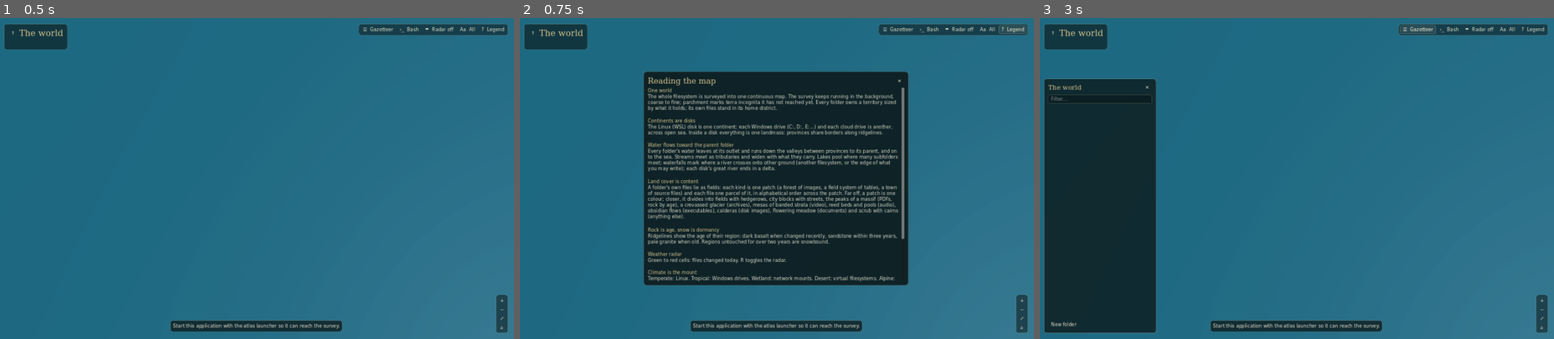
Above: before the commit, frames 1-3 (left to right).
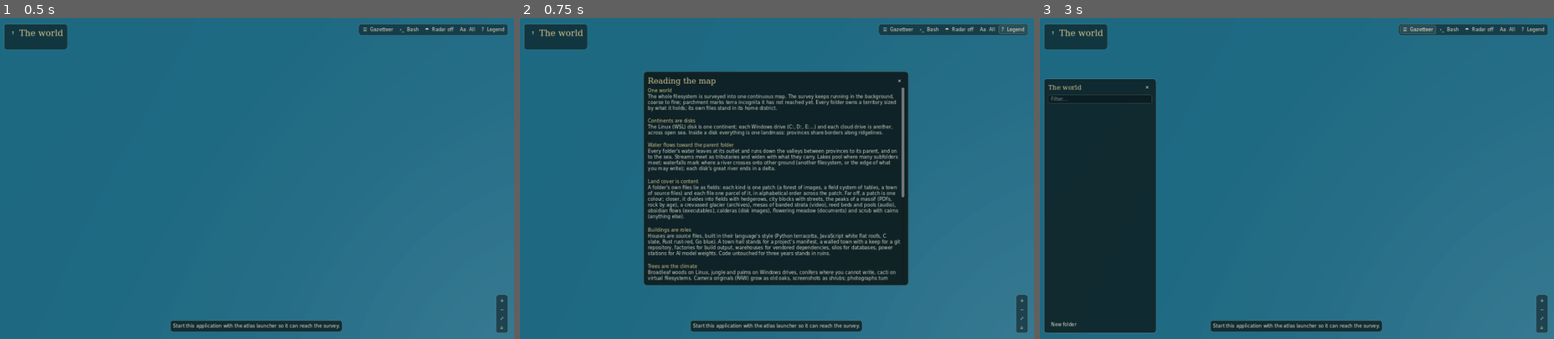
Above: after the commit, the same moments.

Repository: 3-mmc/cartografiler
Game: Godot game, scene res://main.tscn
The game is run twice, just before and just after one commit, with the same random seed, the same clock (stepped at 60 frames per second) and the same inputs.
Inputs:
- Up to frame 1 (0.5 s): no input
- Up to frame 2 (0.75 s): click "? Legend" at 0.5 s
- Up to frame 3 (3 s): click "✕" at 1.25 s; click "↑" at 2 s; click "☰ Gazetteer" at 2.75 s

Frame 1 is identical in both runs. In frame 2, 2.7% of the frame differs, in the area x 24-75%, y 55-83%; in frame 3, nothing differs.

Commit message:
Buildings by role, trees by climate, and rare landforms
- Buildings follow what a file does: houses in their language's architecture, town halls
  for manifests, walled towns with a keep for git repositories, factories for build output,
  warehouses for vendored dependencies, silos for databases, power stations for AI model
  weights (new kind "weights"), ruins for code untouched for three years.
- Trees follow the disk's climate: broadleaf on Linux, palms on Windows drives, conifers
  where you cannot write, cacti and shrubs on virtual filesystems; RAW originals are oaks,
  screenshots shrubs; photographs turn autumnal after a year.
- Landforms: geysers (changed in the last 15 minutes, animated), volcanoes (most of a
  folder changed this week), salt flats (empty folders), fenced ground (unreadable
  folders), slot canyons (single-folder chains), natural arches (links), and a monument
  for the largest file on each disk.
- 15 new procedural low-poly models; legend, readings and cartography doc updated.

Co-Authored-By: Claude Opus 5.5 <noreply@anthropic.com>
Claude-Session: https://claude.ai/code/session_01Vn4u4kuLdjw2kDXGTs4uEB

Diff:
--- a/native/instances.gdshader
+++ b/native/instances.gdshader
@@ -13,13 +13,21 @@
 uniform float sink = 0.0;
 uniform vec3 fixed_colour : source_color = vec3(0.30, 0.24, 0.18);   // trunks, walls
 uniform float appear = 1.0;      // shrinks models in as the tile arrives
+uniform float animate = 0.0;     // steam: geysers and volcanic smoke billow
 
 varying float part;
 varying vec3 tint;
 
 void vertex() {
 	vec3 o = MODEL_MATRIX[3].xyz;
-	vec3 local = (MODEL_MATRIX * vec4(VERTEX, 0.0)).xyz * appear;
+	vec3 v = VERTEX;
+	if (animate > 0.0) {
+		float phase = o.x * 97.0 + o.z * 53.0;
+		v.y *= 0.85 + 0.2 * sin(TIME * 2.3 + phase);
+		v.xz *= 1.0 + 0.18 * sin(TIME * 1.7 + v.y * 6.0 + phase);
+		v.x += 0.06 * sin(TIME * 0.9 + phase) * v.y;
+	}
+	vec3 local = (MODEL_MATRIX * vec4(v, 0.0)).xyz * appear;
 	vec3 p = vec3(tile_origin.x + (o.x + local.x) * tile_render,
 	              o.y * tile_world * height_scale + height_offset - sink + local.y * tile_render,
 	              tile_origin.y + (o.z + local.z) * tile_render);
--- a/native/main.gd
+++ b/native/main.gd
@@ -7,8 +7,12 @@
 const TERRAIN_SHADER = preload("res://terrain.gdshader")
 const INSTANCE_SHADER = preload("res://instances.gdshader")
 const MODELS = preload("res://models.gd")
-# Fixed (untinted) colour per instance kind: trunks, trunks, walls, rock.
-const MODEL_FIXED = [Color(0.30, 0.24, 0.18), Color(0.28, 0.22, 0.16), Color(0.80, 0.76, 0.68), Color(0.5, 0.48, 0.45)]
+# Fixed (untinted) colour per model (MODEL_NAMES in branchfm/tiles.py): trunks, walls, stone.
+const MODEL_FIXED = [Color(0.30, 0.24, 0.18), Color(0.28, 0.22, 0.16), Color(0.80, 0.76, 0.68), Color(0.5, 0.48, 0.45),
+	Color(0.45, 0.36, 0.26), Color(0.36, 0.5, 0.3), Color(0.3, 0.26, 0.2), Color(0.28, 0.22, 0.16), Color(0.86, 0.82, 0.74),
+	Color(0.55, 0.5, 0.46), Color(0.62, 0.62, 0.6), Color(0.8, 0.79, 0.76), Color(0.6, 0.58, 0.56), Color(0.62, 0.58, 0.52),
+	Color(0.84, 0.78, 0.66), Color(0.6, 0.57, 0.52), Color(0.95, 0.96, 0.96), Color(0.7, 0.66, 0.58), Color(0.7, 0.46, 0.3)]
+const STEAM_MODEL = 16
 const FOV = 38.0                # horizontal field of view in perspective
 const SERIF = preload("res://fonts/Cartography.ttf")
 const ITALIC = preload("res://fonts/CartographyItalic.ttf")
@@ -675,7 +679,8 @@
 	var count = body.decode_u32(offset)
 	offset += 4
 	if count == 0 or body.size() < offset+count*24: return out
-	var per_kind = [[], [], [], []]
+	var per_kind = []
+	for i in MODEL_FIXED.size(): per_kind.append([])
 	for i in count:
 		var o = offset+i*24
 		var kind = body[o+16]
@@ -700,6 +705,7 @@
 		var m = ShaderMaterial.new()
 		m.shader = INSTANCE_SHADER
 		m.set_shader_parameter("fixed_colour", MODEL_FIXED[kind])
+		m.set_shader_parameter("animate", 1.0 if kind == STEAM_MODEL else 0.0)
 		mmi.material_override = m
 		# Placed in the shader, so the CPU must not cull by the (unit-sized) instance bounds.
 		mmi.custom_aabb = AABB(Vector3(-1e5, -1e5, -1e5), Vector3(2e5, 2e5, 2e5))
@@ -1254,9 +1260,17 @@
 	return text
 
 func reading_for_file(p: Dictionary) -> String:
-	var forms = {"pdf":"A peak of the massif; its rock shows age (dark basalt when new, pale granite when old).", "images":"A stand of the forest.",
-		"audio":"A reed bed with pools.", "video":"A mesa of banded strata: film is banded in frames, and a long one stands tall.", "tables":"A field.", "code":"A city block.", "databases":"A city block with slate roofs.",
-		"archives":"A tongue of the glacier.", "binaries":"An obsidian flow.", "disks":"A caldera.", "documents":"A meadow in flower.", "other":"Scrub with a cairn."}
+	var roles = {"hall":"The town hall: this project's manifest.", "power":"A power station: AI model weights.",
+		"factory":"A factory: build output.", "depot":"A warehouse: a dependency brought in from elsewhere.",
+		"silo":"A silo: a database.", "arch":"A natural arch: a link to somewhere else.",
+		"oak":"An old oak: a camera original (RAW).", "shrub":"A shrub: a screenshot or small image."}
+	var role = String(p.get("role", ""))
+	if roles.has(role): return roles[role]
+	var forms = {"pdf":"A peak of the massif; its rock shows age (dark basalt when new, pale granite when old).", "images":"A stand of the forest; its leaves turn with age.",
+		"audio":"A reed bed with pools.", "video":"A mesa of banded strata: film is banded in frames, and a long one stands tall.", "tables":"A field.",
+		"code":"A house in town; the architecture is the language, and code untouched for three years stands in ruins.", "databases":"A silo.",
+		"archives":"A tongue of the glacier.", "binaries":"An obsidian flow.", "disks":"A caldera.", "documents":"A meadow in flower.",
+		"weights":"A power station: AI model weights.", "other":"Scrub with a cairn."}
 	return forms.get(p.get("kind", "other"), "A cairn.")
 
 func deselect():
@@ -1361,6 +1375,15 @@
 
 [color=#d9c68f][b]Land cover is content[/b][/color]
 A folder's own files lie as fields: each kind is one patch (a forest of images, a field system of tables, a town of sou …(445 unchanged characters)…
+
+[color=#d9c68f][b]Buildings are roles[/b][/color]
+Houses are source files, built in their language's style (Python terracotta, JavaScript white flat roofs, C slate, Rust rust-red, Go blue). A town hall stands for a project's manifest, a walled town with a keep for a git repository, factories for build output, warehouses for vendored dependencies, silos for databases, power stations for AI model weights. Code untouched for three years stands in ruins.
+
+[color=#d9c68f][b]Trees are the climate[/b][/color]
+Broadleaf woods on Linux, jungle and palms on Windows drives, conifers where you cannot write, cacti on virtual filesystems. Camera originals (RAW) grow as old oaks, screenshots as shrubs; photographs turn autumnal after a year.
+
+[color=#d9c68f][b]Landforms[/b][/color]
+Geysers: files changed in the last 15 minutes. Volcano: most of a folder changed this week. Salt flat: an empty folder. Fenced ground: a folder that could not be read. Slot canyon: a chain of folders each holding one folder. Natural arch: a link. Monument: the largest file on each disk.
 
 [color=#d9c68f][b]Rock is age, snow is dormancy[/b][/color]
 Ridgelines show the age of their region: dark basalt when changed recently, sandstone within three years, pale granite when old. Regions untouched for over two years are snowbound.
--- a/native/models.gd
+++ b/native/models.gd
@@ -1,11 +1,12 @@
 extends RefCounted
 # Low-poly models for the map's 3D landmarks, built here so no third-party assets are needed.
-# Order matches the instance kinds in branchfm/tiles.py: broadleaf, conifer, house, boulder.
+# Order matches the instance kinds in branchfm/tiles.py (MODEL_NAMES there).
 # Every mesh fits a unit footprint standing on y = 0. UV.x marks the tinted part (canopy,
 # roof, rock face: 1) against the fixed part (trunk, walls: 0).
 
 static func build() -> Array[ArrayMesh]:
-	return [broadleaf(), conifer(), house(), boulder()]
+	return [broadleaf(), conifer(), house(), boulder(), palm(), cactus(), shrub(), oak(), flat_house(), factory(),
+		warehouse(), silo(), power_station(), ruin(), town_hall(), keep(), steam(), obelisk(), arch()]
 
 static func _tri(st: SurfaceTool, a: Vector3, b: Vector3, c: Vector3, part: float, centre: Vector3 = Vector3(INF, 0, 0)):
 	# Faces point away from the model's centre (or its axis), wound clockwise as seen from
@@ -57,6 +58,39 @@
 		p.append(centre+Vector3(n.x*radius.x, n.y*radius.y, n.z*radius.z))
 	for tri in f:
 		_tri(st, p[tri[0]], p[tri[2]], p[tri[1]], part, centre)
+
+static func _box(st: SurfaceTool, lo: Vector3, hi: Vector3, part: float, top: bool = true):
+	var c = (lo+hi)*0.5
+	var p = [Vector3(lo.x, lo.y, lo.z), Vector3(hi.x, lo.y, lo.z), Vector3(hi.x, lo.y, hi.z), Vector3(lo.x, lo.y, hi.z),
+		Vector3(lo.x, hi.y, lo.z), Vector3(hi.x, hi.y, lo.z), Vector3(hi.x, hi.y, hi.z), Vector3(lo.x, hi.y, hi.z)]
+	for i in 4:
+		var j = (i+1) % 4
+		_tri(st, p[i], p[4+j], p[j], part, c)
+		_tri(st, p[i], p[4+i], p[4+j], part, c)
+	if top:
+		_tri(st, p[4], p[5], p[6], part, c)
+		_tri(st, p[4], p[6], p[7], part, c)
+
+static func _gable(st: SurfaceTool, w: float, d: float, h: float, ridge: float, part: float, x0: float = 0.0, z0: float = 0.0):
+	# A pitched roof along x over a w x d footprint centred at (x0, z0), eaves at h.
+	var a0 = Vector3(x0-w, h, z0-d)
+	var a1 = Vector3(x0+w, h, z0-d)
+	var b0 = Vector3(x0-w, h, z0+d)
+	var b1 = Vector3(x0+w, h, z0+d)
+	var r0 = Vector3(x0-w, ridge, z0)
+	var r1 = Vector3(x0+w, ridge, z0)
+	var c = Vector3(x0, h, z0)
+	_tri(st, a0, r1, a1, part, c)
+	_tri(st, a0, r0, r1, part, c)
+	_tri(st, b0, b1, r1, part, c)
+	_tri(st, b0, r1, r0, part, c)
+	_tri(st, a0, b0, r0, part, c)
+	_tri(st, a1, r1, b1, part, c)
+
+static func _begin() -> SurfaceTool:
+	var st = SurfaceTool.new()
+	st.begin(Mesh.PRIMITIVE_TRIANGLES)
+	return st
 
 static func _finish(st: SurfaceTool) -> ArrayMesh:
 	st.index()
@@ -113,3 +147,208 @@
 	st.begin(Mesh.PRIMITIVE_TRIANGLES)
 	_blob(st, Vector3(0, 0.12, 0), Vector3(0.45, 0.3, 0.38), 1.0, 11)
 	return _finish(st)
+
+# ---------------------------------------------------------------- vegetation
+
+static func palm() -> ArrayMesh:
+	var st = _begin()
+	# A leaning trunk in three segments, then a crown of drooping fronds.
+	var lean = Vector3(0.12, 0, 0.0)
+	var pts = [Vector3.ZERO, Vector3(0.04, 0.35, 0), Vector3(0.1, 0.68, 0), Vector3(0.16, 0.95, 0)]
+	for i in 3:
+		var a = pts[i]
+		var b = pts[i+1]
+		for k in 5:
+			var t0 = TAU*k/5
+			var t1 = TAU*(k+1)/5
+			var r = 0.045-0.008*i
+			var o0 = Vector3(cos(t0)*r, 0, sin(t0)*r)
+			var o1 = Vector3(cos(t1)*r, 0, sin(t1)*r)
+			_tri(st, a+o0, b+o1, a+o1, 0.0, (a+b)*0.5)
+			_tri(st, a+o0, b+o0, b+o1, 0.0, (a+b)*0.5)
+	var top = pts[3]
+	for k in 7:
+		var ang = TAU*k/7+0.3
+		var dir = Vector3(cos(ang), 0, sin(ang))
+		var side = Vector3(-dir.z, 0, dir.x)*0.12
+		var tip = top+dir*0.62+Vector3(0, -0.3, 0)
+		var mid = top+dir*0.32+Vector3(0, 0.07, 0)
+		_tri(st, top, mid+side, mid-side, 1.0, top+Vector3(0, -0.3, 0))
+		_tri(st, mid-side, mid+side, tip, 1.0, top+Vector3(0, -0.3, 0))
+	return _finish(st)
+
+static func cactus() -> ArrayMesh:
+	var st = _begin()
+	_prism(st, 0.09, 0.0, 0.9, 6, 1.0)
+	for side in [-1.0, 1.0]:
+		var x = side*0.2
+		for k in 6:
+			var t0 = TAU*k/6
+			var t1 = TAU*(k+1)/6
+			var r = 0.055
+			var a = Vector3(x, 0.35+0.1*side, 0)
+			var b = Vector3(x, 0.72+0.05*side, 0)
+			var o0 = Vector3(cos(t0)*r, 0, sin(t0)*r)
+			var o1 = Vector3(cos(t1)*r, 0, sin(t1)*r)
+			_tri(st, a+o0, b+o1, a+o1, 1.0, (a+b)*0.5)
+			_tri(st, a+o0, b+o0, b+o1, 1.0, (a+b)*0.5)
+		_box(st, Vector3(min(0.0, x), 0.33+0.1*side, -0.04), Vector3(max(0.0, x), 0.42+0.1*side, 0.04), 1.0)
+	return _finish(st)
+
+static func shrub() -> ArrayMesh:
+	var st = _begin()
+	_blob(st, Vector3(-0.12, 0.16, 0.05), Vector3(0.24, 0.18, 0.22), 1.0, 21)
+	_blob(st, Vector3(0.14, 0.14, -0.06), Vector3(0.22, 0.16, 0.2), 1.0, 22)
+	return _finish(st)
+
+static func oak() -> ArrayMesh:
+	var st = _begin()
+	_prism(st, 0.09, 0.0, 0.34, 6, 0.0)
+	_blob(st, Vector3(0, 0.62, 0), Vector3(0.52, 0.36, 0.5), 1.0, 31)
+	_blob(st, Vector3(0.22, 0.52, 0.12), Vector3(0.3, 0.24, 0.3), 1.0, 32)
+	_blob(st, Vector3(-0.2, 0.55, -0.14), Vector3(0.3, 0.24, 0.3), 1.0, 33)
+	return _finish(st)
+
+# ---------------------------------------------------------------- buildings
+
+static func flat_house() -> ArrayMesh:
+	var st = _begin()
+	_box(st, Vector3(-0.45, 0, -0.35), Vector3(0.45, 0.38, 0.35), 0.0, false)
+	_box(st, Vector3(-0.48, 0.38, -0.38), Vector3(0.48, 0.43, 0.38), 1.0)
+	return _finish(st)
+
+static func factory() -> ArrayMesh:
+	var st = _begin()
+	_box(st, Vector3(-0.5, 0, -0.35), Vector3(0.5, 0.32, 0.35), 0.0, false)
+	for i in 3:
+		# A sawtooth roof: north lights.
+		var x0 = -0.5+i/3.0
+		var x1 = x0+1.0/3.0
+		var c = Vector3((x0+x1)/2, 0.32, 0)
+		_tri(st, Vector3(x0, 0.32, -0.35), Vector3(x1, 0.52, -0.35), Vector3(x1, 0.32, -0.35), 1.0, c)
+		_tri(st, Vector3(x0, 0.32, 0.35), Vector3(x1, 0.32, 0.35), Vector3(x1, 0.52, 0.35), 1.0, c)
+		_tri(st, Vector3(x0, 0.32, -0.35), Vector3(x0, 0.32, 0.35), Vector3(x1, 0.52, 0.35), 1.0, c)
+		_tri(st, Vector3(x0, 0.32, -0.35), Vector3(x1, 0.52, 0.35), Vector3(x1, 0.52, -0.35), 1.0, c)
+		_tri(st, Vector3(x1, 0.32, -0.35), Vector3(x1, 0.52, -0.35), Vector3(x1, 0.52, 0.35), 1.0, Vector3(x1+0.1, 0.4, 0))
+		_tri(st, Vector3(x1, 0.32, -0.35), Vector3(x1, 0.52, 0.35), Vector3(x1, 0.32, 0.35), 1.0, Vector3(x1+0.1, 0.4, 0))
+	_prism(st, 0.06, 0.0, 1.1, 8, 0.0, 0.05)
+	return _finish(st)
+
+static func warehouse() -> ArrayMesh:
+	var st = _begin()
+	_box(st, Vector3(-0.55, 0, -0.28), Vector3(0.55, 0.26, 0.28), 0.0, false)
+	_gable(st, 0.56, 0.3, 0.26, 0.36, 1.0)
+	return _finish(st)
+
+static func silo() -> ArrayMesh:
+	var st = _begin()
+	for x in [-0.22, 0.22]:
+		for k in 8:
+			var t0 = TAU*k/8
+			var t1 = TAU*(k+1)/8
+			var r = 0.19
+			var a0 = Vector3(x+cos(t0)*r, 0, sin(t0)*r)
+			var a1 = Vector3(x+cos(t1)*r, 0, sin(t1)*r)
+			var b0 = a0+Vector3(0, 0.85, 0)
+			var b1 = a1+Vector3(0, 0.85, 0)
+			var axis = Vector3(x, 0.4, 0)
+			_tri(st, a0, b1, a1, 0.0, axis)
+			_tri(st, a0, b0, b1, 0.0, axis)
+			_tri(st, b0, Vector3(x, 1.02, 0), b1, 1.0, Vector3(x, 0.8, 0))
+	return _finish(st)
+
+static func power_station() -> ArrayMesh:
+	var st = _begin()
+	# Two cooling towers (waisted frustums) and a turbine hall.
+	for x in [-0.25, 0.2]:
+		var levels = [[0.26, 0.0], [0.17, 0.5], [0.19, 0.8]]
+		for i in 2:
+			for k in 10:
+				var t0 = TAU*k/10
+				var t1 = TAU*(k+1)/10
+				var ra = levels[i][0]
+				var rb = levels[i+1][0]
+				var ya = levels[i][1]
+				var yb = levels[i+1][1]
+				var axis = Vector3(x, (ya+yb)/2, 0.05)
+				var a0 = Vector3(x+cos(t0)*ra, ya, 0.05+sin(t0)*ra)
+				var a1 = Vector3(x+cos(t1)*ra, ya, 0.05+sin(t1)*ra)
+				var b0 = Vector3(x+cos(t0)*rb, yb, 0.05+sin(t0)*rb)
+				var b1 = Vector3(x+cos(t1)*rb, yb, 0.05+sin(t1)*rb)
+				_tri(st, a0, b1, a1, 1.0, axis)
+				_tri(st, a0, b0, b1, 1.0, axis)
+	_box(st, Vector3(-0.2, 0, -0.45), Vector3(0.35, 0.3, -0.22), 0.0)
+	return _finish(st)
+
+static func ruin() -> ArrayMesh:
+	var st = _begin()
+	# Broken walls, no roof.
+	_box(st, Vector3(-0.45, 0, -0.35), Vector3(0.45, 0.28, -0.29), 0.0)
+	_box(st, Vector3(-0.45, 0, -0.35), Vector3(-0.39, 0.2, 0.35), 0.0)
+	_box(st, Vector3(0.39, 0, -0.35), Vector3(0.45, 0.12, 0.1), 0.0)
+	_box(st, Vector3(-0.45, 0, 0.29), Vector3(0.0, 0.16, 0.35), 0.0)
+	_blob(st, Vector3(0.2, 0.02, 0.2), Vector3(0.14, 0.06, 0.12), 1.0, 41)
+	return _finish(st)
+
+static func town_hall() -> ArrayMesh:
+	var st = _begin()
+	_box(st, Vector3(-0.5, 0, -0.32), Vector3(0.5, 0.38, 0.32), 0.0, false)
+	_gable(st, 0.52, 0.34, 0.38, 0.56, 1.0)
+	_box(st, Vector3(-0.1, 0, -0.1), Vector3(0.1, 0.95, 0.1), 0.0)
+	_prism(st, 0.13, 0.95, 1.25, 4, 1.0, 0.0)
+	return _finish(st)
+
+static func keep() -> ArrayMesh:
+	var st = _begin()
+	_box(st, Vector3(-0.28, 0, -0.28), Vector3(0.28, 0.95, 0.28), 0.0, false)
+	_box(st, Vector3(-0.31, 0.9, -0.31), Vector3(0.31, 0.95, 0.31), 0.0)
+	for i in 4:
+		for j in 4:
+			if i in [1, 2] and j in [1, 2]: continue
+			var x = -0.31+i*0.155
+			var z = -0.31+j*0.155
+			_box(st, Vector3(x, 0.95, z), Vector3(x+0.1, 1.07, z+0.1), 0.0)
+	_prism(st, 0.12, 0.95, 1.35, 4, 1.0, 0.0)   # a banner-pole spire, tinted
+	return _finish(st)
+
+# ---------------------------------------------------------------- landforms
+
+static func steam() -> ArrayMesh:
+	# A geyser's plume (or a volcano's smoke): stacked puffs, animated in the shader.
+	var st = _begin()
+	_blob(st, Vector3(0, 0.25, 0), Vector3(0.14, 0.25, 0.14), 1.0, 51)
+	_blob(st, Vector3(0.03, 0.6, 0.02), Vector3(0.2, 0.2, 0.2), 1.0, 52)
+	_blob(st, Vector3(0.08, 0.9, -0.03), Vector3(0.26, 0.18, 0.24), 1.0, 53)
+	return _finish(st)
+
+static func obelisk() -> ArrayMesh:
+	var st = _begin()
+	_box(st, Vector3(-0.3, 0, -0.3), Vector3(0.3, 0.08, 0.3), 0.0)
+	_prism(st, 0.12, 0.08, 1.0, 4, 1.0, 0.08)
+	_prism(st, 0.08, 1.0, 1.15, 4, 1.0, 0.0)
+	return _finish(st)
+
+static func arch() -> ArrayMesh:
+	var st = _begin()
+	# A natural arch: two rock legs and a curved span.
+	var segs = 7
+	for i in segs:
+		var a0 = PI*i/segs
+		var a1 = PI*(i+1)/segs
+		var r_out = 0.5
+		var r_in = 0.34
+		var p0 = Vector3(-cos(a0)*r_out, sin(a0)*r_out*1.3, 0)
+		var p1 = Vector3(-cos(a1)*r_out, sin(a1)*r_out*1.3, 0)
+		var q0 = Vector3(-cos(a0)*r_in, sin(a0)*r_in*1.3, 0)
+		var q1 = Vector3(-cos(a1)*r_in, sin(a1)*r_in*1.3, 0)
+		var dz = Vector3(0, 0, 0.12)
+		var c = (p0+p1+q0+q1)*0.25
+		_tri(st, p0-dz, p1-dz, q1-dz, 1.0, c)
+		_tri(st, p0-dz, q1-dz, q0-dz, 1.0, c)
+		_tri(st, p0+dz, q1+dz, p1+dz, 1.0, c)
+		_tri(st, p0+dz, q0+dz, q1+dz, 1.0, c)
+		_tri(st, p0-dz, p0+dz, p1+dz, 1.0, c)
+		_tri(st, p0-dz, p1+dz, p1-dz, 1.0, c)
+		_tri(st, q0-dz, q1+dz, q0+dz, 1.0, c)
+		_tri(st, q0-dz, q1-dz, q1+dz, 1.0, c)
+	return _finish(st)
Not shown, changed: AGENTS.md
Not shown, changed: branchfm/atlas.py
Not shown, changed: branchfm/atlas_api.py
Not shown, changed: branchfm/index.py
Not shown, changed: branchfm/tiles.py
Not shown, changed: branchfm/world.py
Not shown, changed: docs/cartography.md
Not shown, changed: tests/test_world.py
